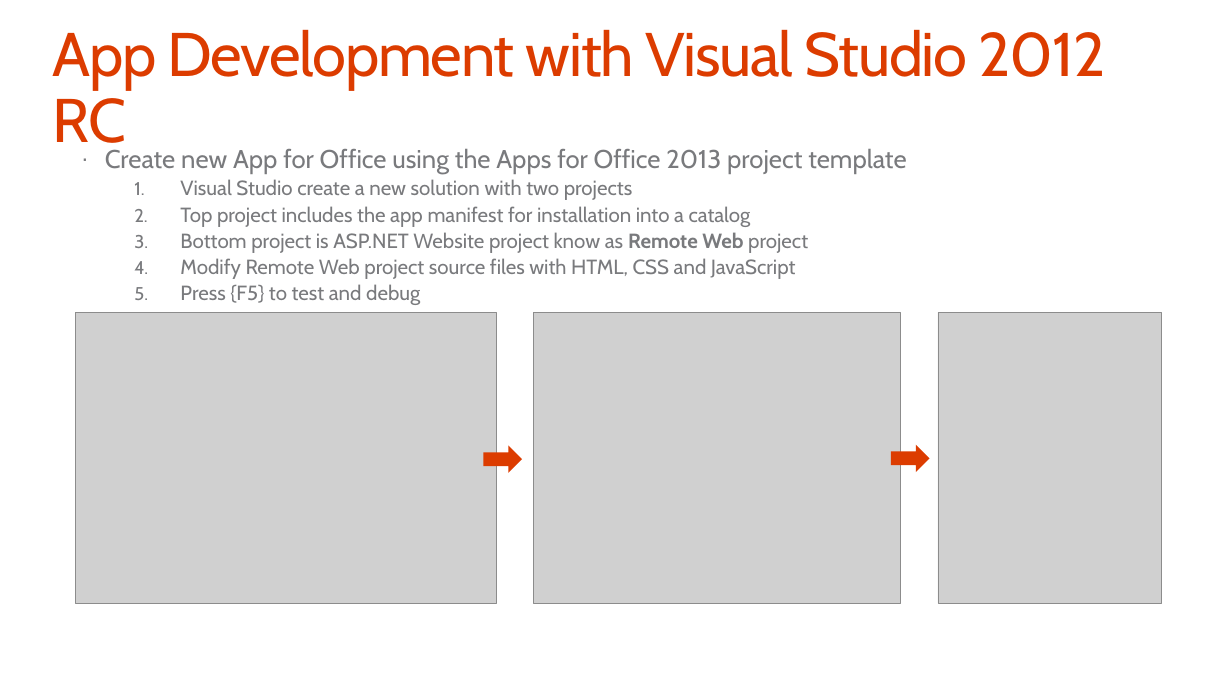
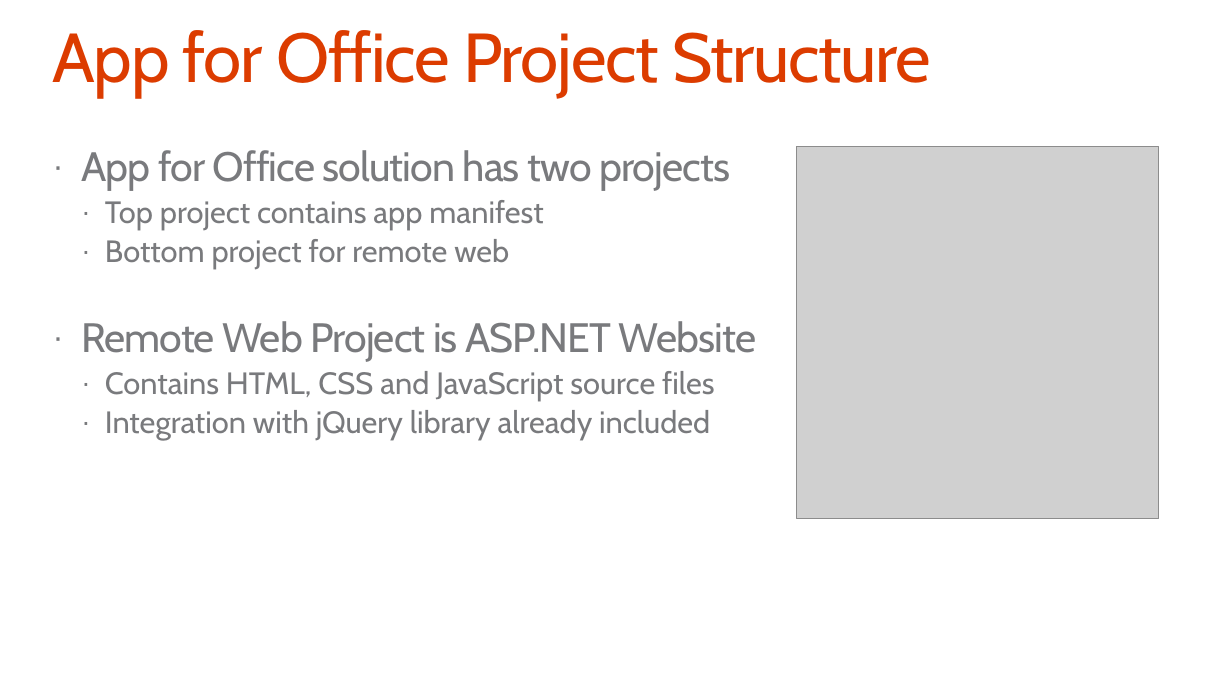
Before and after one commit to OfficeDev/TrainingContent, a slide deck: slide 13 of O3652-4 Deep Dive Apps for Office in Excel/O3652-4 Deep Dive into Apps for Office in Excel.pptx (slide 10 before the commit). Drawn at 1232x693 pixels with LibreOffice and Linux fonts; fonts in the diff are those of the drawing; grey boxes stand for pictures; background and template pictures are left out. Boxes give left, top, right and bottom in pixels: in the first picture for what was removed or moved away, otherwise in the second. Text is boxed around its words. In the diff, an @@ line names an element or a change of style, - is before the commit and + after.

```diff
--- a/O3652-4 Deep Dive Apps for Office in Excel/O3652-4 Deep Dive into Apps for Office in Excel.pptx
+++ b/O3652-4 Deep Dive Apps for Office in Excel/O3652-4 Deep Dive into Apps for Office in Excel.pptx
@@ title at (x1=52, y1=30, x2=931, y2=98): text changed; size 48 to 54 pt @@
-App Development with Visual Studio 2012 RC
+App for Office Project Structure
@@ picture added at (x1=797, y1=146, x2=1159, y2=518) @@
@@ text at (x1=81, y1=150, x2=756, y2=440): text changed; size 16 to 24 pt @@
-  · Create new App for Office using the Apps for Office 2013 project template
-    1. Visual Studio create a new solution with two projects
-    2. Top project includes the app manifest for installation into a catalog
-    3. Bottom project is ASP.NET Website project know as Remote Web project
-    4. Modify Remote Web project source files with HTML, CSS and JavaScript
-    5. Press {F5} to test and debug
+· App for Office solution has two projects
+  · Top project contains app manifest
+  · Bottom project for remote web
+· Remote Web Project is ASP.NET Website
+  · Contains HTML, CSS and JavaScript source files
+  · Integration with jQuery library already included
@@ picture removed at (x1=76, y1=312, x2=496, y2=604) @@
@@ picture removed at (x1=534, y1=312, x2=901, y2=604) @@
@@ picture removed at (x1=938, y1=312, x2=1162, y2=604) @@
@@ right arrow removed at (x1=483, y1=445, x2=522, y2=473) @@
@@ right arrow removed at (x1=891, y1=445, x2=930, y2=472) @@
```
Also in this commit, not shown: 7 other slides changed, 19 slides added, 22 slides removed, 1 other file.
